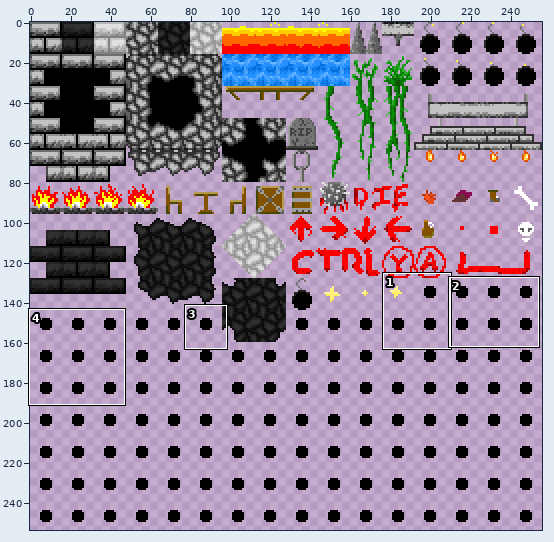
File history of a sprite sheet, Assets/Tiles/TileSet.png. The first picture is a wide view before the edit; the outline marks the close-up.
Close-up. The starting point:
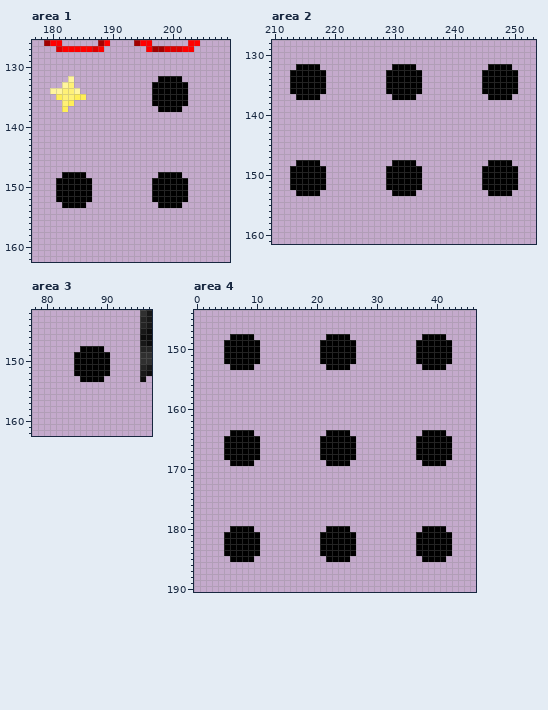
The file is 256x256 pixels. Colours within 5 levels of each other are drawn and written as one. Shown: area 1: x 177..209, y 126..162; area 2: x 210..253, y 128..161; area 3: x 78..97, y 142..162; area 4: x 0..46, y 144..190. The wide view leaves out empty margins. The commit also changed other parts of the picture, which this record leaves out.
The result:
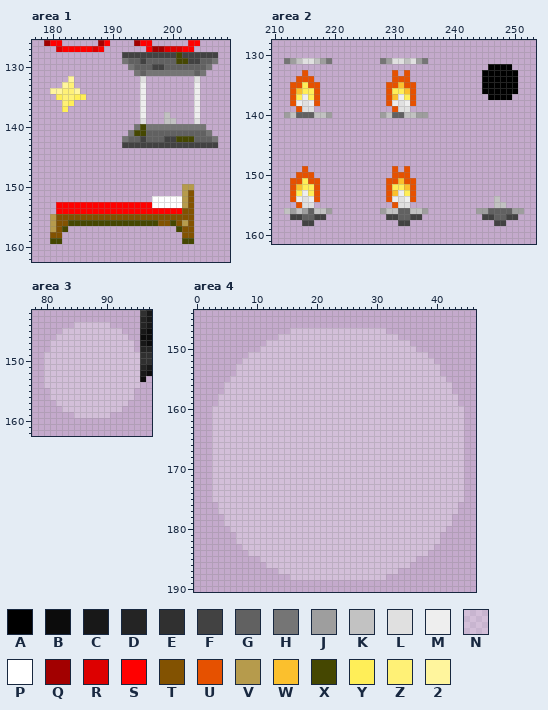
Palette (. is transparent): A #000000  B #0c0c0c  C #181818  D #242424  E #303030  F #424242  G #616161  H #757575  J #9e9e9e  K #c2c2c2  L #e0e0e0  M #eeeeee  N #ffffff40  P #ffffff  Q #a20000  R #dd0000  S #ff0000  T #825201  U #e65100  V #b69b4c  W #fbc02d  X #454701  Y #ffee58  Z #fff176  2 #fff59d
Diff:
Area 1:
y 128: x 192..207 ................ -> FFFFFFFFFXFFFFFF
y 129: x 192..207 ................ -> HGGFGGGGGXXFFGGH
y 130: x 193..206 .............. -> HGGGFFGGGGGGGH
y 131: x 194..205 ............ -> HGHHHHHHHHGH
y 132: x 195 . -> L; x 198..201 AAAA -> ....; x 204 . -> L
y 133..136: x 195 . -> M; x 197..202 AAAAAA -> ......; x 204 . -> M
y 137: x 195 . -> M; x 198..201 AAAA -> ....; x 204 . -> M
y 138: x 195 . -> M; x 199 . -> K; x 204 . -> M
y 139: x 195 . -> L; x 199..200 .. -> KK; x 204 . -> L
y 140: x 194..205 ............ -> HXHHHHHHHHHH
y 141: x 193..206 .............. -> HXXGGGGGGGGGGH
y 142: x 192..207 ................ -> HGGFGGGFFXXXGGGH
y 143: x 192..207 ................ -> FFFFFFFFFFFFFFFF
y 148: x 182..185 AAAA -> ....; x 198..201 AAAA -> ....
y 149: x 181..186 AAAAAA -> ......; x 197..202 AAAAAA -> ......
y 150: x 181..186 AAAAAA -> ......; x 197..203 AAAAAA. -> .....VV
y 151: x 181..186 AAAAAA -> ......; x 197..203 AAAAAA. -> .....VT
y 152: x 181..186 AAAAAA -> ......; x 197..203 AAAAAA. -> PPPPPVT
y 153: x 181..203 .AAAA............AAAA.. -> SSSSSSSSSSSSSSSSPPPPPVT
y 154: x 181..203 ....................... -> SSSSSSSSSSSSSSSSSSSSSTT
y 155: x 180..203 ........................ -> VTTTTTTTTTTTTTTTTTTTTTTT
y 156: x 180..203 ........................ -> VTTXXXXXXXXXXXXXXXTTXTVT
y 157: x 180..182 ... -> VTX; x 201..203 ... -> XTT
y 158: x 180..181 .. -> TT; x 202..203 .. -> TT
y 159: x 180..181 .. -> XX; x 202..203 .. -> XX
Area 2:
y 131: x 212..219 ........ -> HJKLLKJH; x 228..235 ........ -> HJLLKLJH
y 132: x 214..217 AAAA -> ....; x 230..233 AAAA -> ....
y 133: x 213..218 AAAAAA -> ..U...; x 229..234 AAAAAA -> .U.U..
y 134: x 213..218 AAAAAA -> .UUU..; x 229..234 AAAAAA -> .UUU..
y 135: x 213..218 AAAAAA -> UUYUU.; x 229..234 AAAAAA -> UUWUU.
y 136: x 213..218 AAAAAA -> UWYYU.; x 229..234 AAAAAA -> UYYWU.
y 137: x 213..217 .AAAA -> UYMYU; x 229..233 .AAAA -> UWMYU
y 138: x 213..217 ..... -> UMLMU; x 229..233 ..... -> UMLMU
y 139: x 214..216 ... -> ULL; x 230..232 ... -> ULL
y 140: x 212..219 ........ -> JKGGGKKJ; x 228..235 ........ -> JKGGKKJJ
y 148: x 214..217 AAAA -> ....; x 230..233 AAAA -> ....; x 246..249 AAAA -> ....
y 149: x 213..218 AAAAAA -> ..U...; x 229..234 AAAAAA -> .U.U..; x 245..250 AAAAAA -> ......
y 150: x 213..218 AAAAAA -> .UUU..; x 229..234 AAAAAA -> .UUU..; x 245..250 AAAAAA -> ......
y 151: x 213..218 AAAAAA -> UUYUU.; x 229..234 AAAAAA -> UUWUU.; x 245..250 AAAAAA -> ......
y 152: x 213..218 AAAAAA -> UWYYU.; x 229..234 AAAAAA -> UYYWU.; x 245..250 AAAAAA -> ......
y 153: x 213..217 .AAAA -> UYMYU; x 229..233 .AAAA -> UWMYU; x 246..249 AAAA -> ....
y 154: x 213..217 ..... -> UMLMU; x 229..233 ..... -> UMLMU; x 247 . -> K
y 155: x 214..216 ... -> ULL; x 230..232 ... -> ULL; x 247..248 .. -> KK
y 156: x 212..219 ........ -> KJKJGKKJ; x 228..235 ........ -> JKKGGKKJ; x 244..251 ........ -> JJGGGGJJ
y 157: x 213..218 ...... -> FFGGFF; x 229..234 ...... -> FFGGFF; x 245..250 ...... -> FFGGFF
y 158: x 215..216 .. -> FF; x 231..232 .. -> FF; x 247..248 .. -> FF
Area 3:
y 144: x 85..90 ...... -> NNNNNN
y 145: x 83..92 .......... -> NNNNNNNNNN
y 146: x 82..93 ............ -> NNNNNNNNNNNN
y 147: x 81..94 .............. -> NNNNNNNNNNNNNN
y 148: x 81..94 .....AAAA..... -> NNNNNNNNNNNNNN
y 149..152: x 80..95 .....AAAAAA..... -> NNNNNNNNNNNNNNNN
y 153: x 80..95 ......AAAA...... -> NNNNNNNNNNNNNNNN
y 154: x 80..95 ................ -> NNNNNNNNNNNNNNNN
y 155..156: x 81..94 .............. -> NNNNNNNNNNNNNN
y 157: x 82..93 ............ -> NNNNNNNNNNNN
y 158: x 83..92 .......... -> NNNNNNNNNN
y 159: x 85..90 ...... -> NNNNNN
Area 4:
y 147: x 16..31 ................ -> NNNNNNNNNNNNNNNN
y 148: x 6..9 AAAA -> ....; x 14..33 ........AAAA........ -> NNNNNNNNNNNNNNNNNNNN; x 38..41 AAAA -> ....
y 149: x 5..10 AAAAAA -> ......; x 12..35 .........AAAAAA......... -> NNNNNNNNNNNNNNNNNNNNNNNN; x 37..42 AAAAAA -> ......
y 150: x 5..42 AAAAAA..........AAAAAA..........AAAAAA -> ......NNNNNNNNNNNNNNNNNNNNNNNNNN......
y 151: x 5..42 AAAAAA..........AAAAAA..........AAAAAA -> ....NNNNNNNNNNNNNNNNNNNNNNNNNNNNNN....
y 152: x 5..42 AAAAAA..........AAAAAA..........AAAAAA -> ...NNNNNNNNNNNNNNNNNNNNNNNNNNNNNNNN...
y 153: x 6..41 AAAA............AAAA............AAAA -> .NNNNNNNNNNNNNNNNNNNNNNNNNNNNNNNNNN.
y 154: x 7..40 .................................. -> NNNNNNNNNNNNNNNNNNNNNNNNNNNNNNNNNN
y 155: x 6..41 .................................... -> NNNNNNNNNNNNNNNNNNNNNNNNNNNNNNNNNNNN
y 156..157: x 5..42 ...................................... -> NNNNNNNNNNNNNNNNNNNNNNNNNNNNNNNNNNNNNN
y 158..159: x 4..43 ........................................ -> NNNNNNNNNNNNNNNNNNNNNNNNNNNNNNNNNNNNNNNN
y 160..163: x 3..44 .......................................... -> NNNNNNNNNNNNNNNNNNNNNNNNNNNNNNNNNNNNNNNNNN
y 164: x 3..44 ...AAAA............AAAA............AAAA... -> NNNNNNNNNNNNNNNNNNNNNNNNNNNNNNNNNNNNNNNNNN
y 165..168: x 3..44 ..AAAAAA..........AAAAAA..........AAAAAA.. -> NNNNNNNNNNNNNNNNNNNNNNNNNNNNNNNNNNNNNNNNNN
y 169: x 3..44 ...AAAA............AAAA............AAAA... -> NNNNNNNNNNNNNNNNNNNNNNNNNNNNNNNNNNNNNNNNNN
y 170..175: x 3..44 .......................................... -> NNNNNNNNNNNNNNNNNNNNNNNNNNNNNNNNNNNNNNNNNN
y 176..177: x 4..43 ........................................ -> NNNNNNNNNNNNNNNNNNNNNNNNNNNNNNNNNNNNNNNN
y 178..179: x 5..42 ...................................... -> NNNNNNNNNNNNNNNNNNNNNNNNNNNNNNNNNNNNNN
y 180: x 6..41 AAAA............AAAA............AAAA -> NNNNNNNNNNNNNNNNNNNNNNNNNNNNNNNNNNNN
y 181..182: x 5..42 AAAAAA..........AAAAAA..........AAAAAA -> ..NNNNNNNNNNNNNNNNNNNNNNNNNNNNNNNNNN..
y 183: x 5..42 AAAAAA..........AAAAAA..........AAAAAA -> ...NNNNNNNNNNNNNNNNNNNNNNNNNNNNNNNN...
y 184: x 5..42 AAAAAA..........AAAAAA..........AAAAAA -> ....NNNNNNNNNNNNNNNNNNNNNNNNNNNNNN....
y 185: x 6..9 AAAA -> ....; x 11..36 ...........AAAA........... -> NNNNNNNNNNNNNNNNNNNNNNNNNN; x 38..41 AAAA -> ....
y 186: x 12..35 ........................ -> NNNNNNNNNNNNNNNNNNNNNNNN
y 187: x 14..33 .................... -> NNNNNNNNNNNNNNNNNNNN
y 188: x 16..31 ................ -> NNNNNNNNNNNNNNNN
